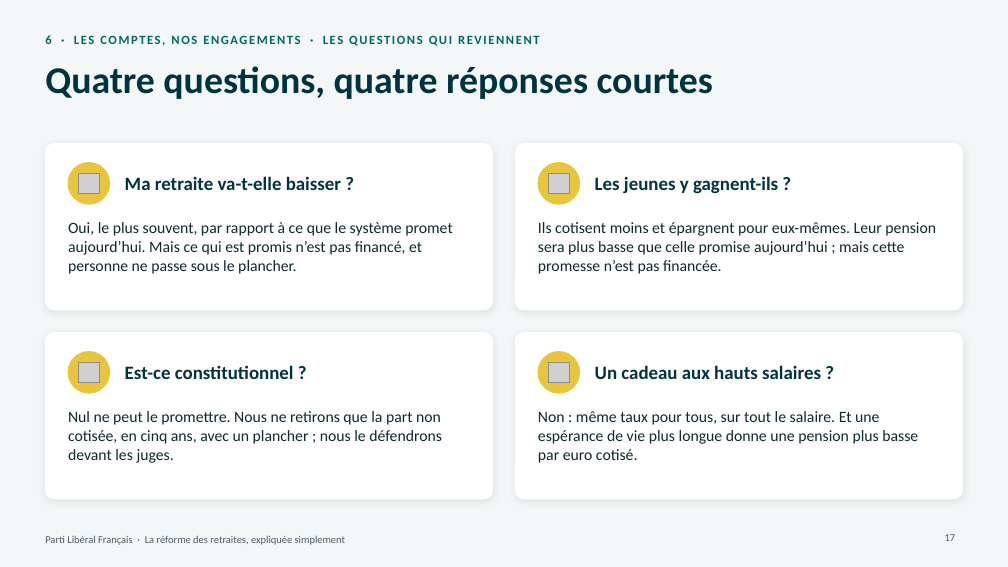
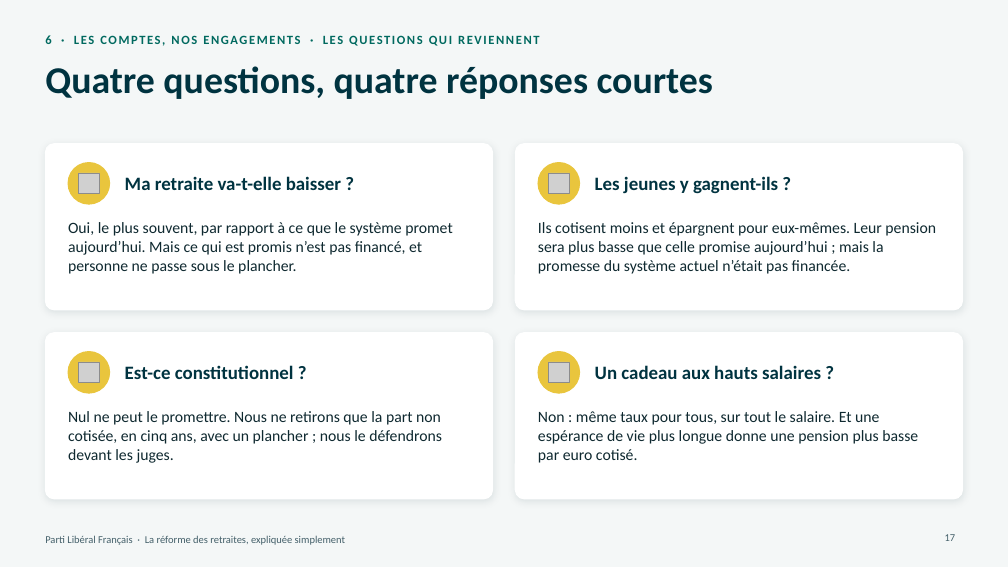
Before and after one commit to g-pliberal/retraitecomptenotionelle, a slide deck: slide 17 of docs/presentation_adherents_17_novembre_2026.pptx. Drawn at 1008x567 pixels with LibreOffice and Linux fonts; fonts in the diff are those of the drawing; grey boxes stand for pictures. Boxes give left, top, right and bottom in pixels: in the first picture for what was removed or moved away, otherwise in the second. Text is boxed around its words. In the diff, an @@ line names an element or a change of style, - is before the commit and + after.

```diff
--- a/docs/presentation_adherents_17_novembre_2026.pptx
+++ b/docs/presentation_adherents_17_novembre_2026.pptx
@@ text at bbox=[538, 222, 936, 274]: text changed @@
-Ils cotisent moins et épargnent pour eux-mêmes. Leur pension sera plus basse que celle promise aujourd’hui ; mais cette promesse n’est pas financée.
+Ils cotisent moins et épargnent pour eux-mêmes. Leur pension sera plus basse que celle promise aujourd’hui ; mais la promesse du système actuel n’était pas financée.
```
